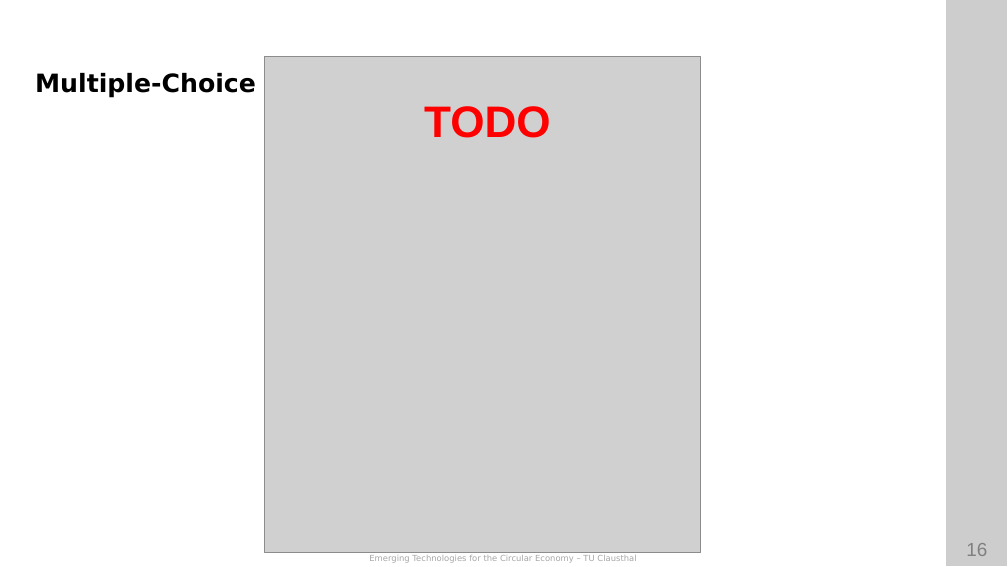
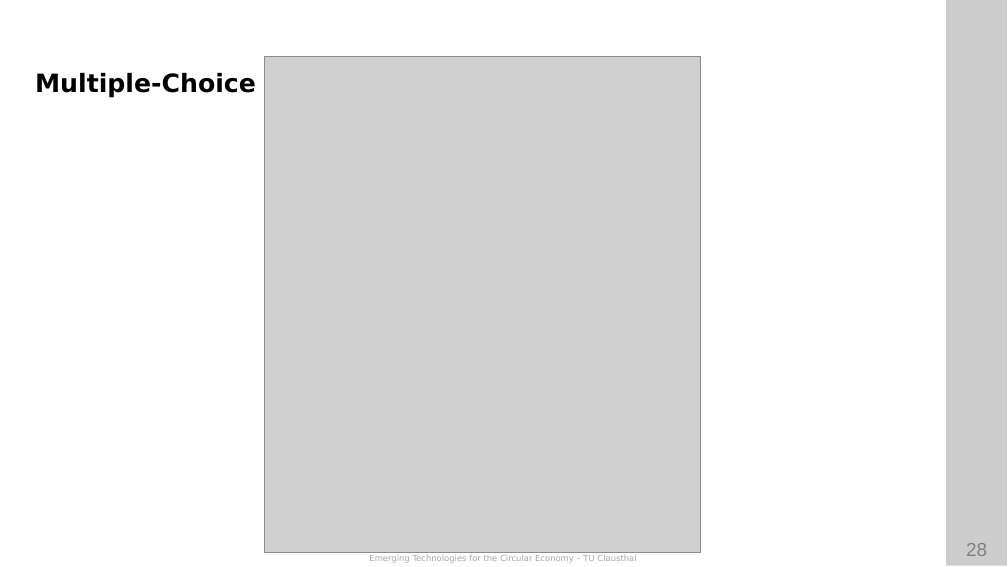
Before and after one commit to ETCE-LAB/teaching-material, a slide deck: slide 28 of Emerging-Technologies-for-the-Circular-Economy/ETCE-L00-Organization.pptx (slide 16 before the commit). Drawn at 1008x567 pixels with LibreOffice and Linux fonts; fonts in the diff are those of the drawing; grey boxes stand for pictures; background and template pictures are left out. Boxes give left, top, right and bottom in pixels: in the first picture for what was removed or moved away, otherwise in the second. Text is boxed around its words. In the diff, an @@ line names an element or a change of style, - is before the commit and + after.

```diff
--- a/Emerging-Technologies-for-the-Circular-Economy/ETCE-L00-Organization.pptx
+++ b/Emerging-Technologies-for-the-Circular-Economy/ETCE-L00-Organization.pptx
@@ text removed at (x1=424, y1=106, x2=551, y2=138) @@
-TODO
@@ page number at (x1=966, y1=543, x2=987, y2=556): text changed @@
-16
+28
```
Also in this commit, not shown: 7 other slides changed, 12 slides added, 2 other files.
